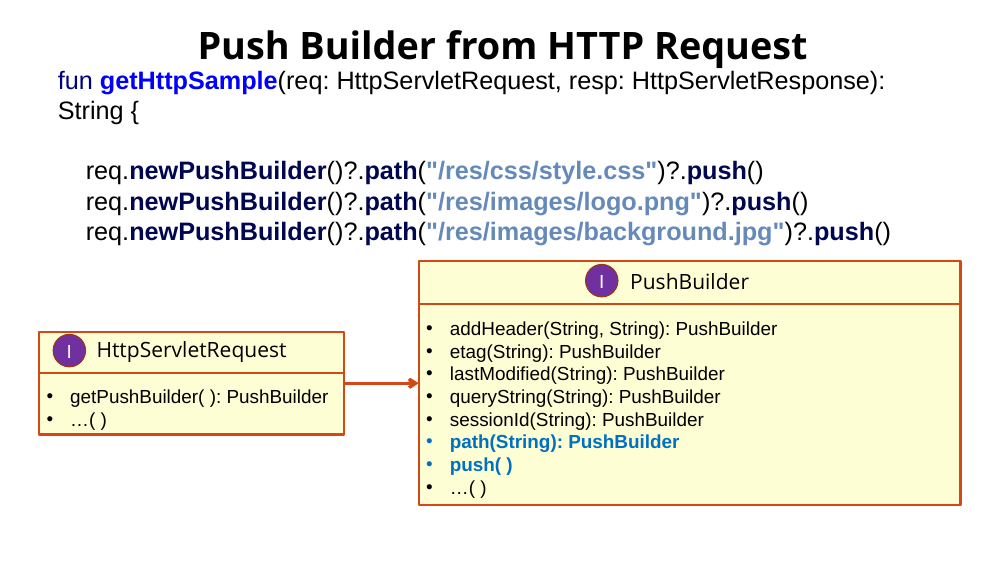
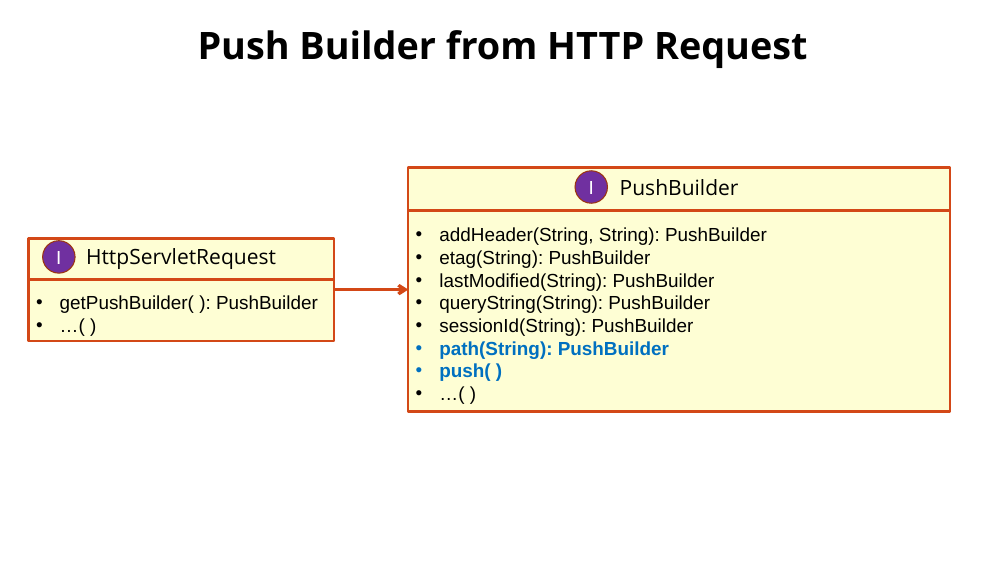
Before and after one commit to Zenon8/http2-inv, a slide deck: slide 55 of presentation/Http2 - Kotlin.pptx (slide 60 before the commit). Drawn at 1008x567 pixels with LibreOffice and Linux fonts; fonts in the diff are those of the drawing; background and template pictures are left out. Boxes give left, top, right and bottom in pixels: in the first picture for what was removed or moved away, otherwise in the second. Text is boxed around its words. In the diff, an @@ line names an element or a change of style, - is before the commit and + after.

```diff
--- a/presentation/Http2 - Kotlin.pptx
+++ b/presentation/Http2 - Kotlin.pptx
@@ rectangle removed at (51, 74, 951, 234) @@
-fun getHttpSample(req: HttpServletRequest, resp: HttpServletResponse): String {
-req.newPushBuilder()?.path("/res/css/style.css")?.push()
-req.newPushBuilder()?.path("/res/images/logo.png")?.push()
-req.newPushBuilder()?.path("/res/images/background.jpg")?.push()
@@ 2 rectangles, 2 ellipses, 2 lines, 1 arrow: place and size @@
-2 rectangles, 2 ellipses, 2 lines, 1 arrow at (39, 262, 961, 506)
+2 rectangles, 2 ellipses, 2 lines, 1 arrow at (29, 168, 951, 412)
```
Also in this commit, not shown: 3 other slides changed, 1 slide added, 6 slides removed, 19 other files.
